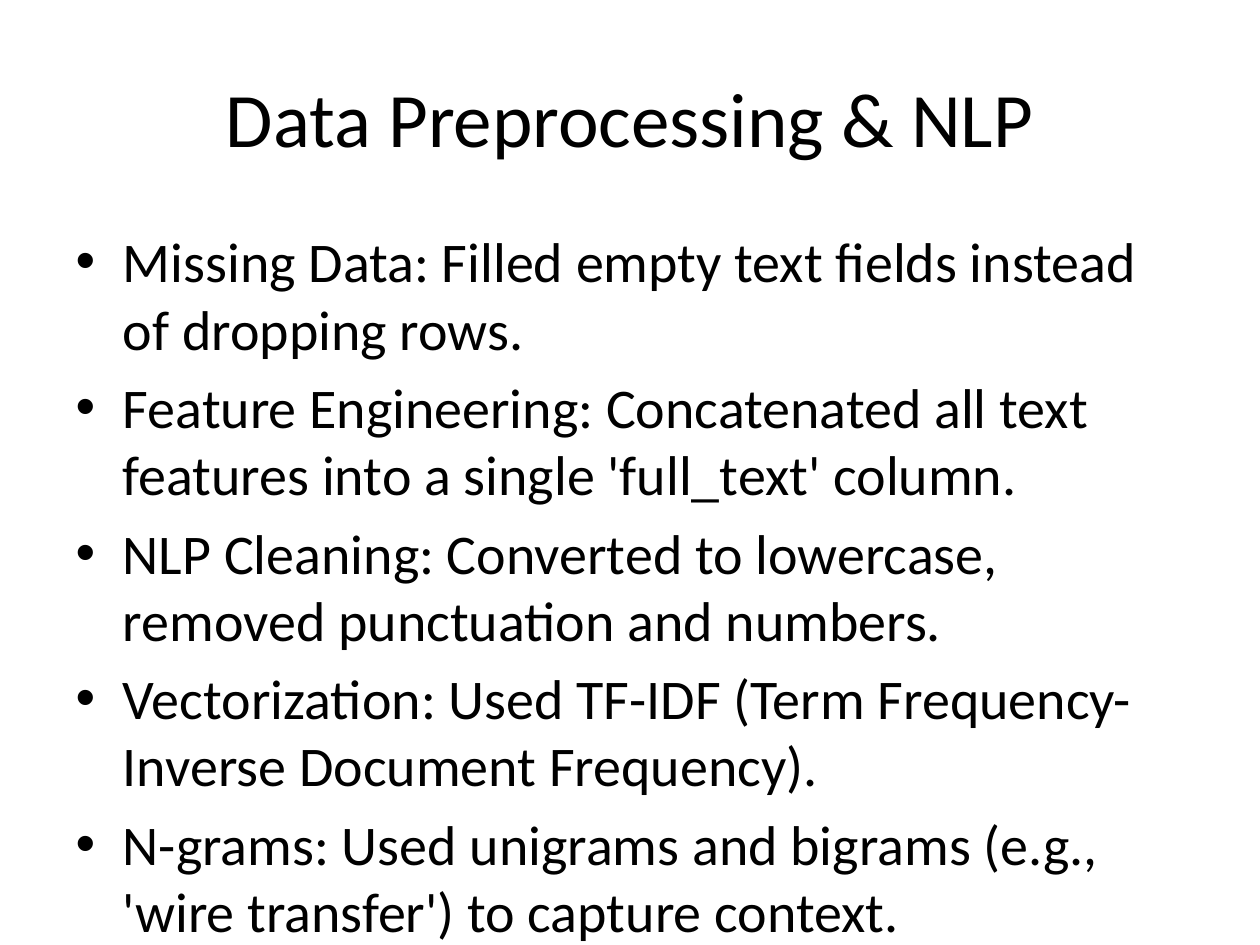
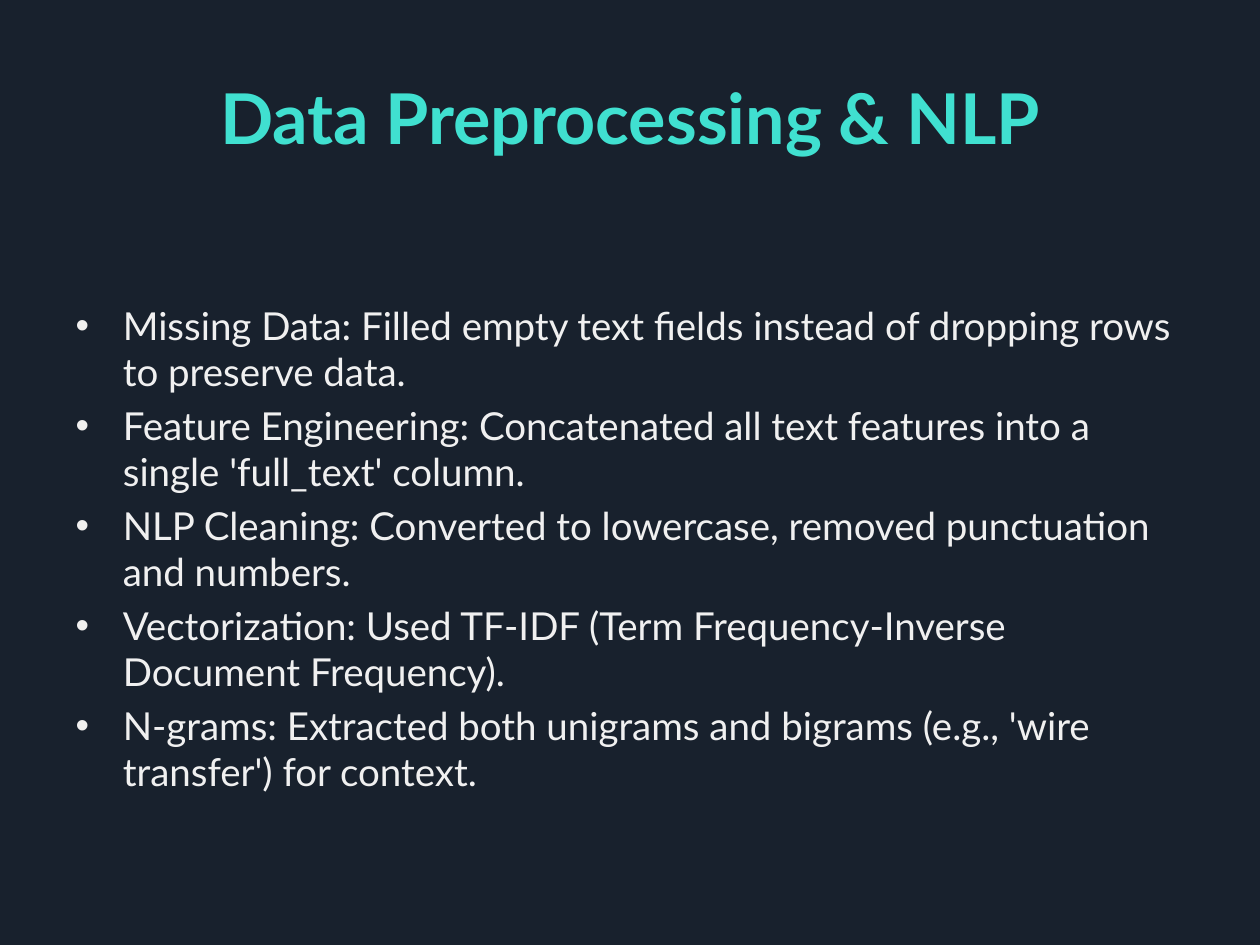
Before and after one commit to samreenrizvii/fake_job_detection, a slide deck: slide 5 of docs/TrueJob_Presentation.pptx. Drawn at 1260x945 pixels with LibreOffice and Linux fonts; fonts in the diff are those of the drawing. Boxes give left, top, right and bottom in pixels: in the first picture for what was removed or moved away, otherwise in the second. Text is boxed around its words. In the diff, an @@ line names an element or a change of style, - is before the commit and + after.

Commit message:
Enhance PPT presentation with a dark cyan theme

```diff
--- a/docs/TrueJob_Presentation.pptx
+++ b/docs/TrueJob_Presentation.pptx
@@ background #FFFFFF to #18212D @@
@@ title "Data Preprocessing & NLP" at box(220, 92, 1041, 157): size 44 to 40 pt, font Calibri to Lato, text colour #000000 to #40E0D0, bold on @@
@@ text at box(123, 311, 1170, 393): text changed; size 32 to 22 pt; font Calibri to Lato; text colour #000000 to #F0F0F0 @@
-• Missing Data: Filled empty text fields instead of dropping rows.
+• Missing Data: Filled empty text fields instead of dropping rows to preserve data.
@@ text at box(123, 411, 1150, 693): size 32 to 22 pt, font Calibri to Lato, text colour #000000 to #F0F0F0 in "Feature Engineering: Concatenated all text features into ...", "NLP Cleaning: Converted to lowercase, removed punctuation ...", "Vectorization: Used TF-IDF (Term Frequency-Inverse Document  ..."; less space between paragraphs @@
@@ text at box(123, 710, 1090, 792): text changed; size 32 to 22 pt; font Calibri to Lato; text colour #000000 to #F0F0F0 @@
-• N-grams: Used unigrams and bigrams (e.g., 'wire transfer') to capture context.
+• N-grams: Extracted both unigrams and bigrams (e.g., 'wire transfer') for context.
```
Also in this commit, not shown: 9 other slides changed, 1 other file.
